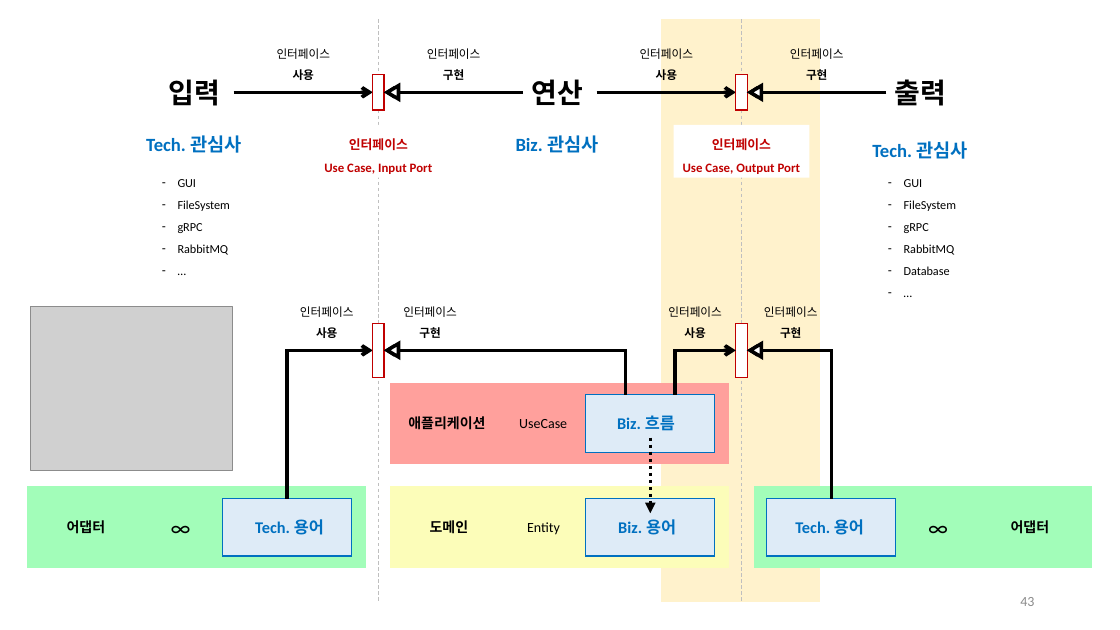
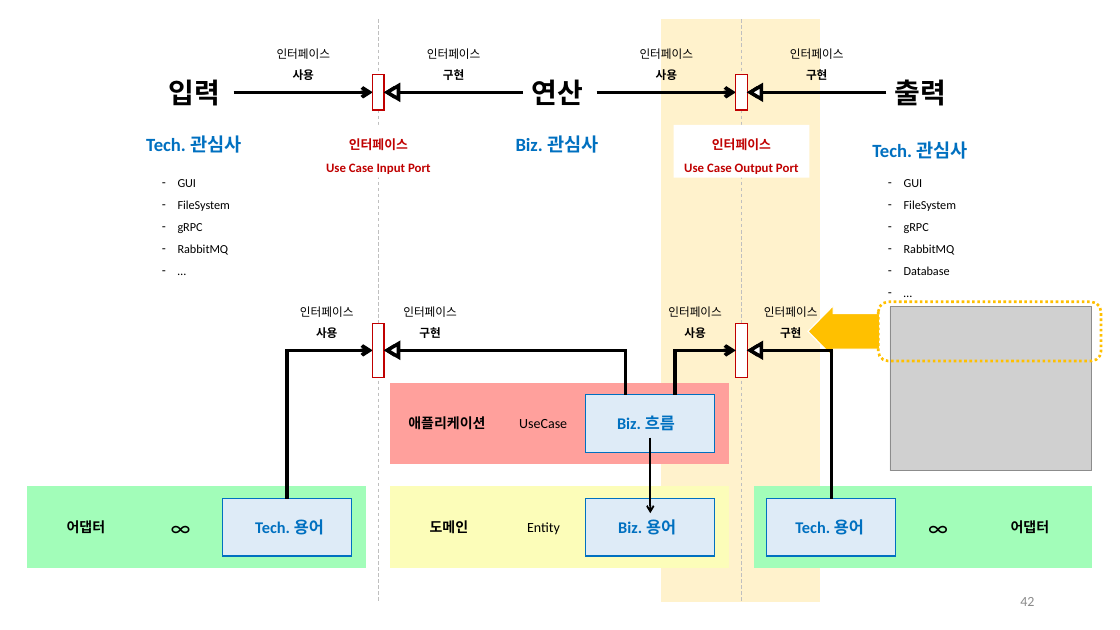
Before and after one commit to hhko/ArchDdd, a slide deck: slide 42 of README.pptx (slide 43 before the commit). Drawn at 1120x630 pixels with LibreOffice and Linux fonts; fonts in the diff are those of the drawing; grey boxes stand for pictures. Boxes give left, top, right and bottom in pixels: in the first picture for what was removed or moved away, otherwise in the second. Text is boxed around its words. In the diff, an @@ line names an element or a change of style, - is before the commit and + after.

```diff
--- a/README.pptx
+++ b/README.pptx
@@ text at [326,163,431,174]: text changed @@
-Use Case, Input Port
+Use Case Input Port
@@ text in rectangle at [684,163,799,174]: text changed @@
-Use Case, Output Port
+Use Case Output Port
@@ right arrow added at [808,306,880,357], fill #FFC000, outline #FFFFFF 1 pt @@
@@ rounded rectangle added at [879,302,1102,360], outline #FFC000 2.25 pt dashed @@
@@ picture: place and size @@
-picture at [31,307,233,471]
+picture at [891,307,1092,471]
@@ arrow (650, 438) - (650, 513): stroke #000000 3 pt dashed to #000000 1.5 pt; arrowheads changed @@
```
Also in this commit, not shown: 19 other slides changed, 2 slides removed, 8 other files.
